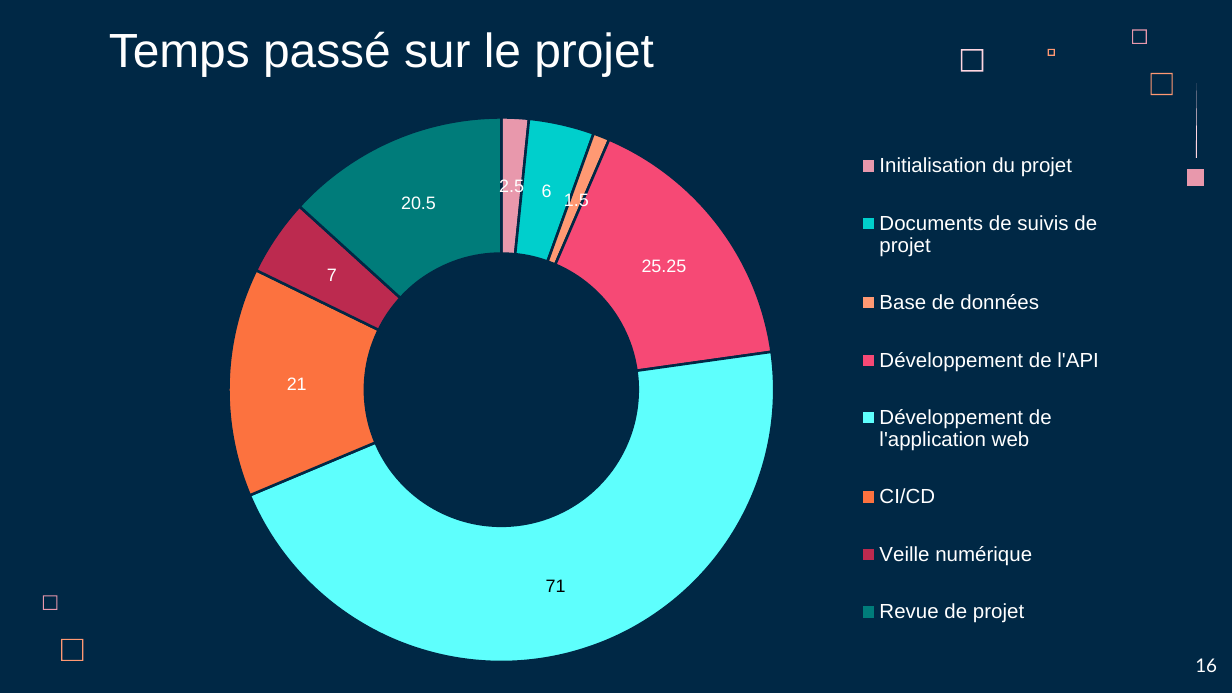
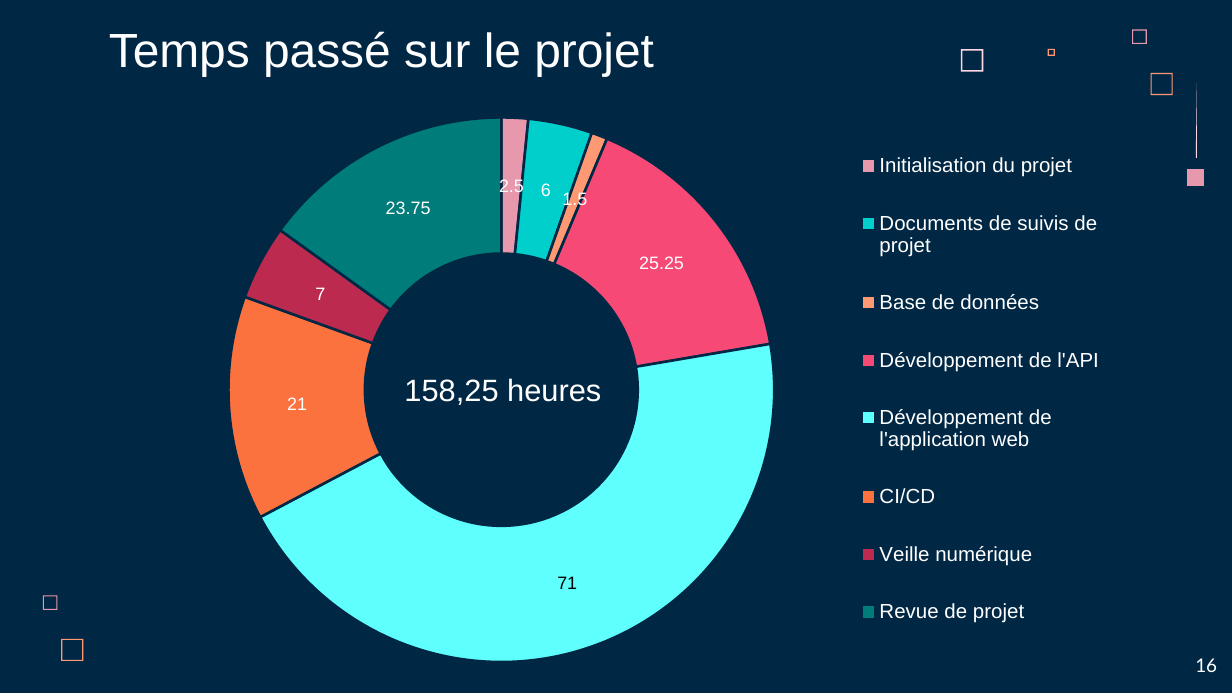
Before and after one commit to LoicSERRE/Projet-annuel-BUT3, a slide deck: slide 16 of Revue de projet/Diapo revue de projet.pptx. Drawn at 1232x693 pixels with LibreOffice and Linux fonts; fonts in the diff are those of the drawing. Boxes give left, top, right and bottom in pixels: in the first picture for what was removed or moved away, otherwise in the second. Text is boxed around its words. In the diff, an @@ line names an element or a change of style, - is before the commit and + after.

Commit message:
Mise à jour du nombre d'heures

```diff
--- a/Revue de projet/Diapo revue de projet.pptx
+++ b/Revue de projet/Diapo revue de projet.pptx
@@ doughnut chart at (186,116,1121,663) @@
@@ Series 1, Revue de projet: 20.5 to 23.75 @@
@@ text added at (404,378,601,405), 18 pt, text #FFFFFF @@
+158,25 heures
```
Also in this commit, not shown: 1 other slide changed.
